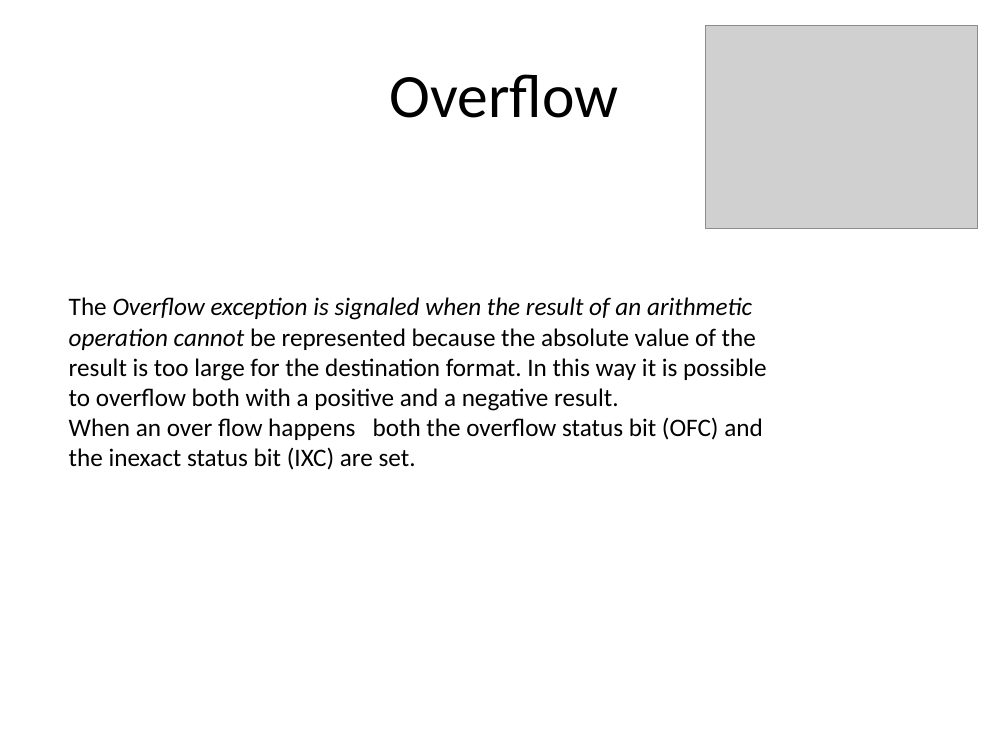
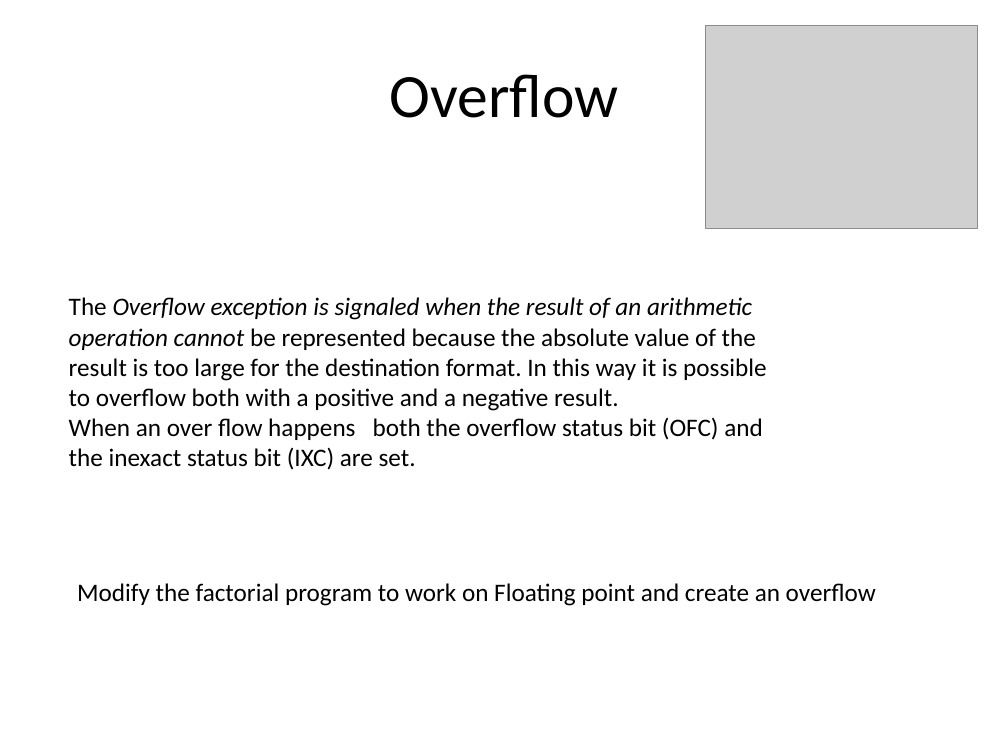
Before and after one commit to girishsukukumar/ARM-Architecture, a slide deck: slide 34 of Module-7.pptx (slide 33 before the commit). Drawn at 1008x756 pixels with LibreOffice and Linux fonts; fonts in the diff are those of the drawing; grey boxes stand for pictures. Boxes give left, top, right and bottom in pixels: in the first picture for what was removed or moved away, otherwise in the second. Text is boxed around its words. In the diff, an @@ line names an element or a change of style, - is before the commit and + after.

```diff
--- a/Module-7.pptx
+++ b/Module-7.pptx
@@ text added at (x1=77, y1=583, x2=876, y2=606), 18 pt, text #000000 @@
+Modify the factorial program to work on Floating point and create an overflow
```
Also in this commit, not shown: 4 other slides changed, 10 slides added, 1 slide removed.
